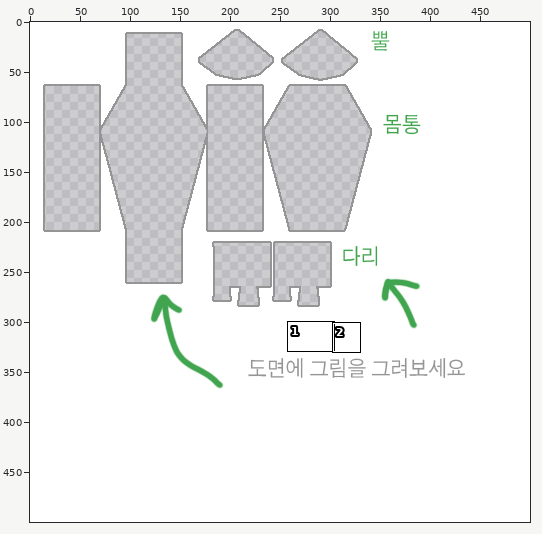
Sprite sheet -- images/test_blank.PNG. The picture above shows the old version from afar; the outline marks the close-up.
Close-up. Old version:
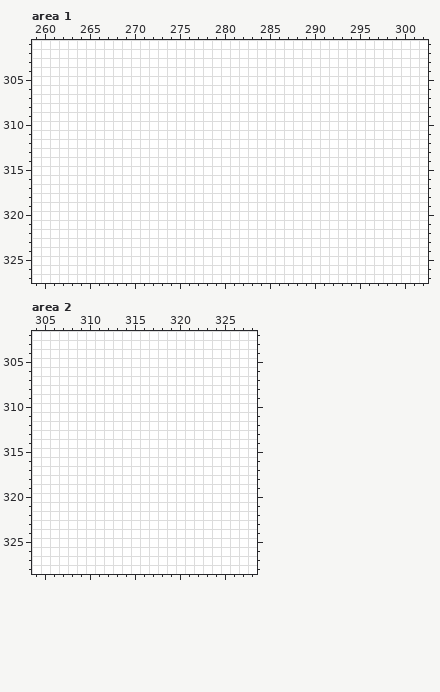
The file is 500x500 pixels. Colours within 5 levels of each other are drawn and written as one. Shown: area 1: x 259..302, y 301..327; area 2: x 304..328, y 302..328. The commit also changed other parts of the picture, which this record leaves out.
After:
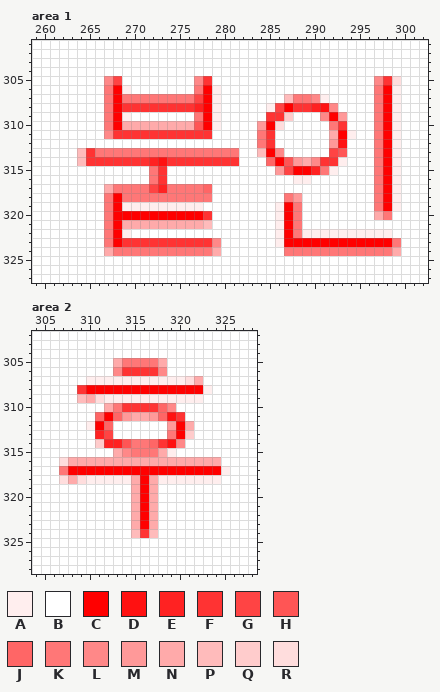
Palette (. is transparent): A #ffeeee  B #ffffff  C #ff0000  D #ff1111  E #ff2222  F #ff3333  G #ff4444  H #ff5555  J #ff6666  K #ff7777  L #ff8888  M #ff9999  N #ffaaaa  P #ffbbbb  Q #ffcccc  R #ffdddd
Edits made:
Changed rows in their new state; - is an unchanged pixel.
Area 1:
first column x 264:
305 ---LG--------LF------------------LFR
306 ---KCA-------KCA-----------------KCA
307 ---KCKKKKKKKKGCA-------PKKLA-----KCA
308 ---KCFFFFFFFFECA-----AGCFFEDL----KCA
309 ---KCA-------KCA-----FFQ---LCM---KCA
310 ---KCNNNNNNNNHCA----MCR-----KF---KCA
311 ---LFFFFFFFFFFF-----KF------NCA--KCA
312 --------------------KF------MD---KCA
313 PFKKKKKKKKKKKKKKKK--PCL-----GH---KCA
314 PFFFFFFFEDFFFFFFFF---JCHMNLFFA---KCA
315 --------KF------------MGCCEKA----KCA
316 --------KF--------------AA-------KCA
317 ---NKKKKGEKKKKJ------------------KCA
318 ---KCKKKKKKKKKK--------KM--------KCA
319 ---KCAAAAAAAAA--------ACK--------KCA
320 ---KCCCCCCCCCCF-------ACK--------NK-
321 ---KCNNNNNNNNNP-------ACK-----------
322 ---KCA----------------ACKAAAAAAAAAA-
323 ---KCFFFFFFFFFFL------ACCCCCCCCCCCCK
324 ---NKKKKKKKKKKKN-------KKKKKKKKKKKKN
Area 2:
first column x 307:
305 ------NKKKKN-------
306 ------LFFFFL-------
307 ---AAAAAAAAAAARN---
308 --FCCCCCCCCCCCCCA--
309 --PNRAAAAAAAAAAA---
310 -----NKFFFFJL------
311 ----JCJMNNMJDF-----
312 ---ACJ------MCN----
313 ----EG------KCQ----
314 ----QEEHKKJFDL-----
315 ------NLKKKNA------
316 RNNNNNNNNNNNNNNNNN-
317 KCCCCCCCCCCCCCCCCCA
318 RNRAAAAANCNAAAAAAA-
319 --------NCN--------
320 --------NCN--------
321 --------NCN--------
322 --------NCN--------
323 --------NCN--------
324 --------PFP--------
Pixel boxes of the changes (left, top, right, bottom) in both close-ups:
changed: (77, 76, 401, 256)
changed: (59, 358, 230, 538)
